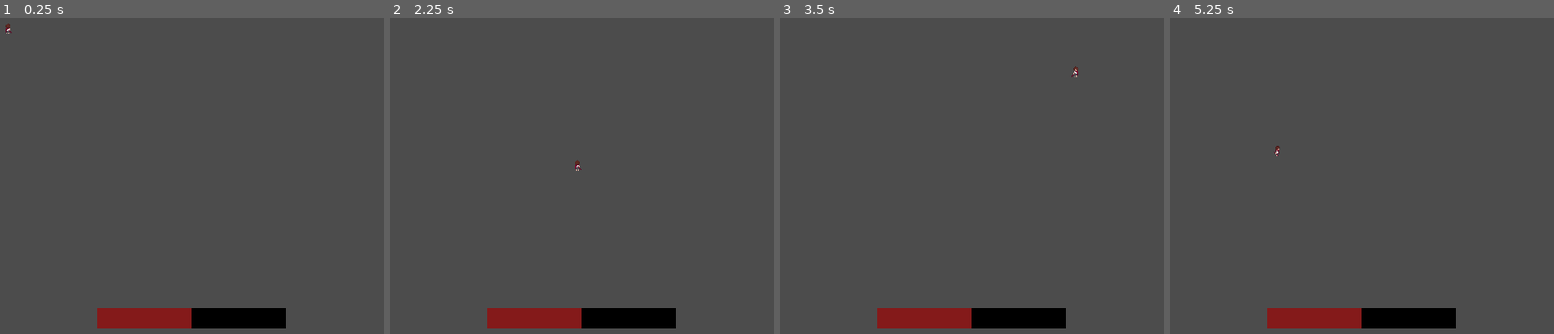
Above: before the commit, frames 1-4 (left to right).
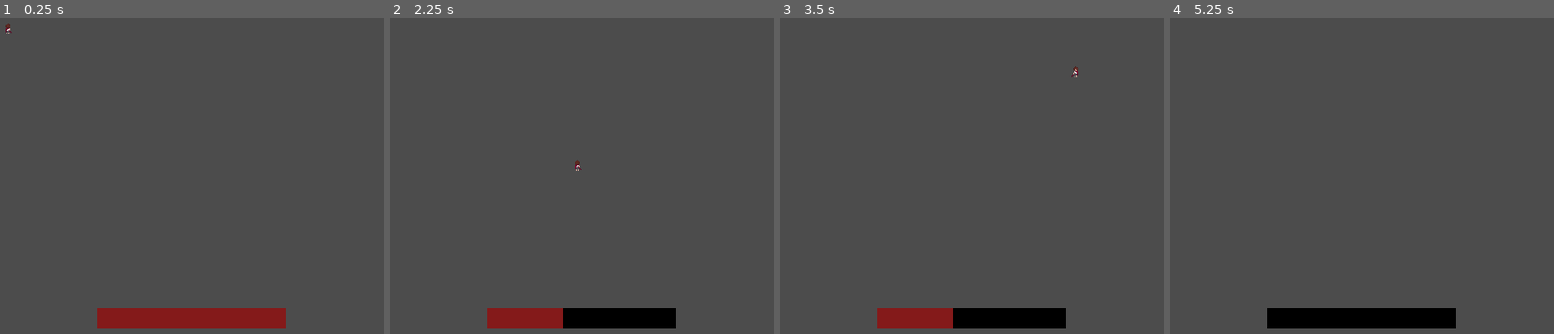
Above: after the commit, the same moments.

Repository: LadyVolk/The-Modern-Triad
Game: Godot game, scene res://Level.tscn
The game is run twice, just before and just after one commit, with the same random seed, the same clock (stepped at 60 frames per second) and the same inputs.
Inputs (mouse positions are in pixels of both pictures, inside the frame that each line leads up to):
- Up to frame 1 (0.25 s): no input
- Up to frame 2 (2.25 s): tap Enter at 0.5, 2 s; move the mouse to (743, 109) at 0.52 s; hold D (player_right) 0.53-1.28 s; hold Space (player_dash) 0.53-1.28 s; move the mouse to (432, 150) at 1.27 s; hold S (player_down) 1.28-2.03 s; click (432, 150) at 1.35 s; move the mouse to (654, 36) at 2.02 s; hold D (player_right) from 2.03 s (still down); hold Space (player_dash) from 2.03 s (still down)
- Up to frame 3 (3.5 s): move the mouse to (933, 213) at 2.77 s; release D (player_right) at 2.78 s; release Space (player_dash) at 2.78 s; hold W (player_up) from 2.78 s (still down); click (933, 213) at 2.85 s
- Up to frame 4 (5.25 s): tap Enter at 3.5 s; move the mouse to (outside the picture) at 3.52 s; release W (player_up) at 3.53 s; hold Space (player_dash) 3.53-4.28 s; hold A (player_left) 3.53-5.03 s; move the mouse to (outside the picture) at 4.27 s; click (outside the picture) at 4.35 s; move the mouse to (1400, 128) at 5.02 s; hold S (player_down) from 5.03 s (still down); hold Space (player_dash) from 5.03 s (still down)

The runs differ from the first frame. In frame 1, 1.6% of the frame differs, in the area x 49-75%, y 91-99%; in frame 2, 0.3%; in frame 3, 0.3%; in frame 4, 1.6%, in the area x 25-50%, y 40-99%.

Commit message:
testing updating health

Diff:
--- /dev/null
+++ b/game/GameHUD.gd
@@ -0,0 +1,8 @@
+extends CanvasLayer
+
+
+func _ready():
+	pass
+
+func update_health(health):
+	$ProgressBar.value = health
--- a/game/GameHUD.tscn
+++ b/game/GameHUD.tscn
@@ -1,4 +1,6 @@
-[gd_scene load_steps=3 format=2]
+[gd_scene load_steps=4 format=2]
+
+[ext_resource path="res://GameHUD.gd" type="Script" id=1]
 
 [sub_resource type="StyleBoxFlat" id=1]
 bg_color = Color( 0.521569, 0.105882, 0.105882, 1 )
@@ -7,6 +9,7 @@
 bg_color = Color( 0, 0, 0, 1 )
 
 [node name="GameHUD" type="CanvasLayer"]
+script = ExtResource( 1 )
 
 [node name="ProgressBar" type="ProgressBar" parent="."]
 anchor_left = 0.5
@@ -19,7 +22,7 @@
 margin_bottom = -27.0
 custom_styles/fg = SubResource( 1 )
 custom_styles/bg = SubResource( 2 )
-value = 50.0
+value = 100.0
 percent_visible = false
 __meta__ = {
 "_edit_use_anchors_": false
--- a/game/Level.gd
+++ b/game/Level.gd
@@ -6,7 +6,7 @@
 
 func _ready():
 	player.connect("shoot", self, "player_shoot")
-
+	player.connect("update_health", $GameHUD, "update_health")
 
 
 func player_shoot(pos, direction):
@@ -14,3 +14,8 @@
 	$Projectiles.add_child(new_projectile)
 	new_projectile.position = pos
 	new_projectile.direction = direction
+
+func _input(event):
+	if event is InputEventKey:
+		if event.pressed and event.scancode == KEY_SPACE:
+			player.take_damage(30)
--- a/game/Player.gd
+++ b/game/Player.gd
@@ -1,12 +1,17 @@
 extends KinematicBody2D
 
 signal shoot
+
+signal update_health
 
 onready var image = $Image
 
 export var speed: int
 export var dash_strength = 18000
 export var max_speed = 400
+export var max_health = 100
+
+var health
 
 var dash_movement = Vector2()
 var movement = Vector2()
@@ -22,7 +27,7 @@
 func _ready():
 	$Label.text = "life is great"
 	image.rect_pivot_offset = image.rect_size/2
-
+	health = max_health
 
 
 func _process(delta):
@@ -103,3 +108,16 @@
 	#left
 	elif angle >= 225 and angle < 315:
 		image.texture = player_sprites.left
+
+
+func take_damage(damage):
+	health -= damage
+
+	emit_signal("update_health", health)
+
+	if health <= 0:
+		die()
+
+
+func die():
+	queue_free()
